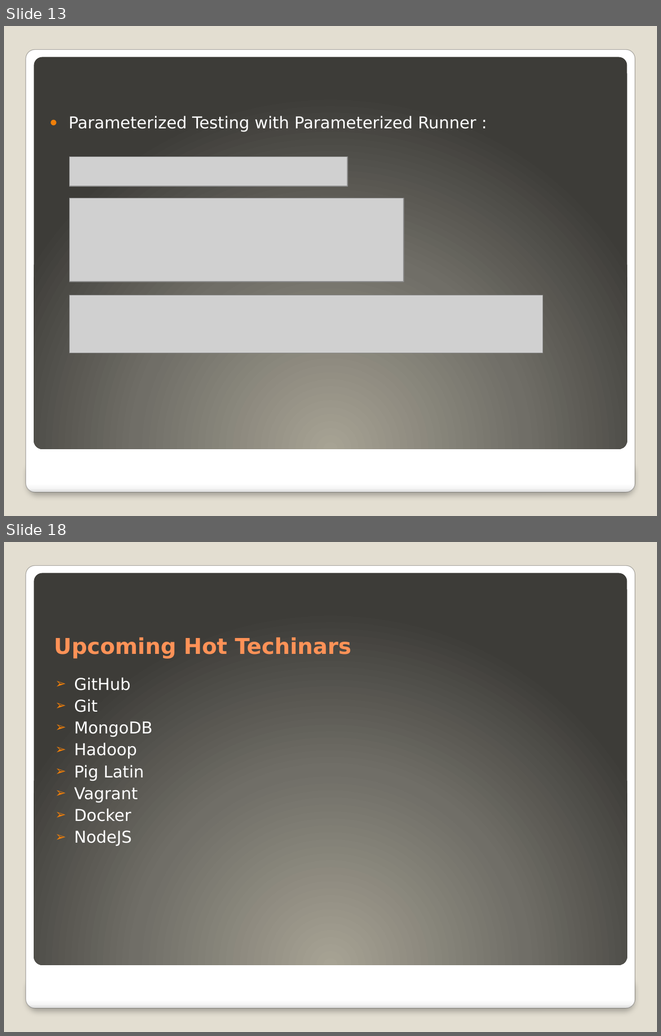
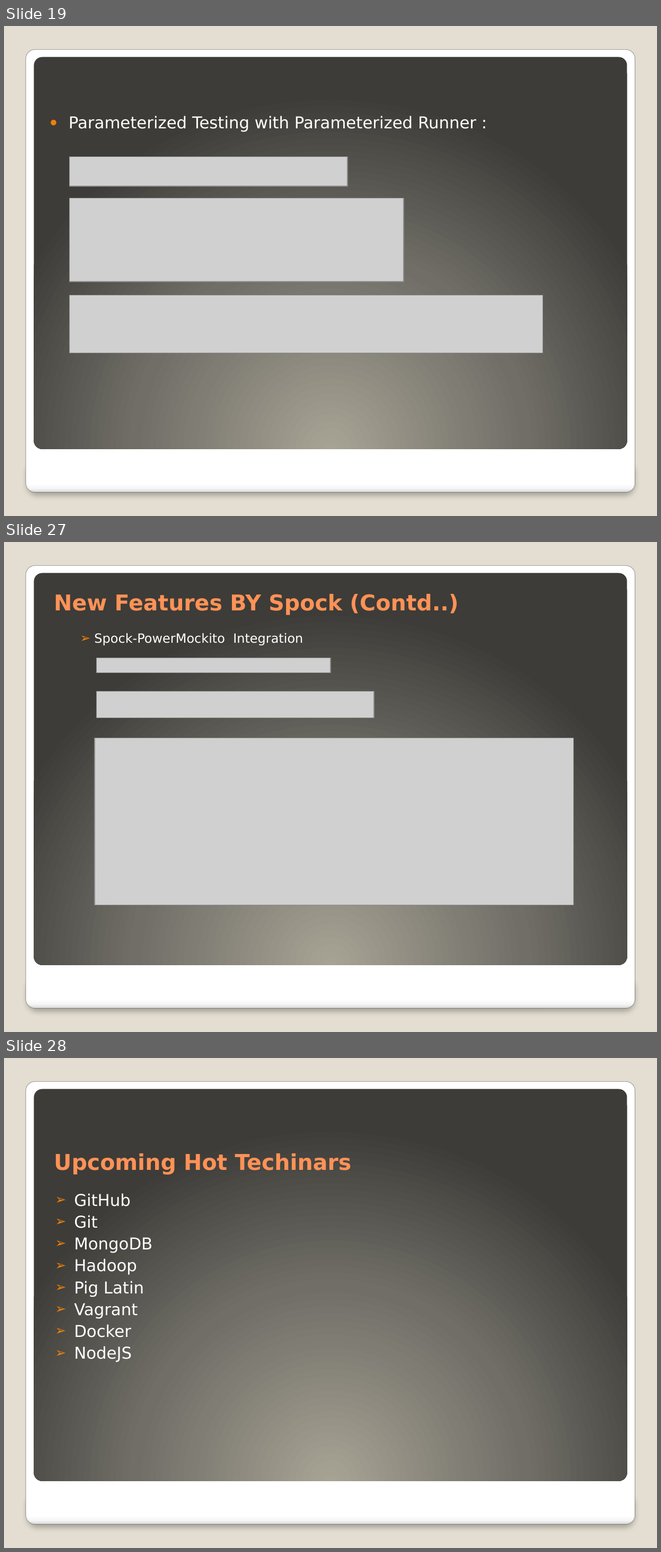
Before and after one commit to ayazlakdawala/JUnitMigration3.x-4.x, a slide deck: TechiNar Series-Unit Testing Frameworks Demo.pptx. Shown one above the other, each under a label of ours: slides 13 and 18 before the commit, slides 19, 27 and 28 after it; the slides between them are not shown. The pictures are 661x1036 and 661x1552 pixels, drawn with LibreOffice and Linux fonts; fonts in the diff are those of the drawing; grey boxes stand for pictures. Boxes give left, top, right and bottom in pixels: in the first picture for what was removed or moved away, otherwise in the second. Text is boxed around its words. In the diff, an @@ line names an element or a change of style, - is before the commit and + after.

Commit message:
added new spock features to the project

```diff
--- a/TechiNar Series-Unit Testing Frameworks Demo.pptx
+++ b/TechiNar Series-Unit Testing Frameworks Demo.pptx
@@ slide 27 added at (x1=4, y1=542, x2=657, y2=1032), background #E3DED1; not listed: 3 template elements that a slide beside it also shows @@
@@ title added at (x1=54, y1=593, x2=458, y2=615), 24 pt, text #FF9258, bold @@
+New Features BY Spock (Contd..)
@@ text added at (x1=94, y1=633, x2=303, y2=645), 14 pt, text #FFFFFF @@
+  ➢ Spock-PowerMockito Integration
@@ picture added at (x1=97, y1=658, x2=330, y2=672) @@
@@ picture added at (x1=97, y1=691, x2=374, y2=718) @@
@@ picture added at (x1=95, y1=738, x2=573, y2=905) @@
@@ what was slide 13 is now slide 19 @@
@@ what was slide 18 is now slide 28 @@
```
Also in this commit, not shown: 8 slides changed, 9 other slides added, 2 other files.
